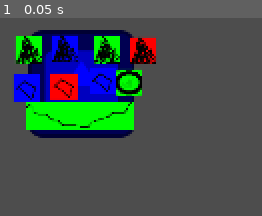
Above: before the commit, frame 1.
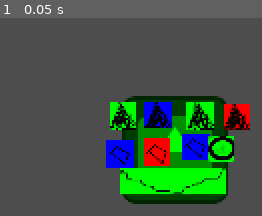
Above: after the commit, the same moment.

Repository: Turtana/secret-society
Game: Godot game, scene res://MaskData/EmptyTest.tscn
Two runs of this game, one before a commit and one after it. Both use one fixed random seed, a clock stepped at 60 frames per second and the inputs below. This scene is started directly instead of the project's main scene. The engine's default icon, where the game draws it, is replaced by a stand-in: a white triangle on a blue panel in a dark square.
Inputs:
- Up to frame 1 (0.05 s): no input

The runs differ from the first frame. In frame 1, 48% of the frame differs, in the area x 5-96%, y 6-94%.

Commit message:
Add preliminary empty mask prop option

Diff:
--- a/MaskData/mask.gd
+++ b/MaskData/mask.gd
@@ -23,6 +23,12 @@
 		mask_sprite.modulate = col
 		base_color = color_key
 
+func set_mask_prop(type : MaskProperties.PropType, prop_color : MaskProperties.PropColor):
+	for node in propNode.get_children():
+		var mask_prop: MaskProp = node as MaskProp
+		if mask_prop != null && mask_prop.prop_type == type :
+			mask_prop.set_prop_type(type)
+			mask_prop.set_color(prop_color)
 
 func get_all_mask_properties() -> void:
 	for node in propNode.get_children():
--- a/MaskData/mask.tscn
+++ b/MaskData/mask.tscn
@@ -8,41 +8,49 @@
 script = ExtResource("1_uji8m")
 
 [node name="MaskSprite" type="Sprite2D" parent="." unique_id=1167831919]
+position = Vector2(112, 79)
 texture = ExtResource("1_w4tmb")
 
 [node name="Props" type="Node2D" parent="." unique_id=1939124900]
+position = Vector2(112, 79)
 
 [node name="MaskProp" parent="Props" unique_id=163137435 instance=ExtResource("2_uji8m")]
 position = Vector2(-21, 3)
+prop_type = 1
 prop_color = 1
 
 [node name="MaskProp2" parent="Props" unique_id=1055338854 instance=ExtResource("2_uji8m")]
 position = Vector2(25, -4)
+prop_type = 1
 prop_color = 1
+chance_for_empty = 0.8
 
 [node name="MaskProp3" parent="Props" unique_id=2102561388 instance=ExtResource("2_uji8m")]
 position = Vector2(-20, -42)
-prop_type = 4
+prop_type = 5
 prop_color = 2
 
 [node name="MaskProp4" parent="Props" unique_id=110008003 instance=ExtResource("2_uji8m")]
 position = Vector2(-2, 38)
-prop_type = 3
+prop_type = 4
 
 [node name="MaskProp5" parent="Props" unique_id=1365633933 instance=ExtResource("2_uji8m")]
 position = Vector2(30, -41)
-prop_type = 4
+prop_type = 5
 
 [node name="MaskProp6" parent="Props" unique_id=400586080 instance=ExtResource("2_uji8m")]
 position = Vector2(56, -1)
+prop_type = 1
+chance_for_empty = 0.9
 
 [node name="MaskProp7" parent="Props" unique_id=1174399452 instance=ExtResource("2_uji8m")]
 position = Vector2(-66, 5)
+prop_type = 1
 
 [node name="MaskProp8" parent="Props" unique_id=667129742 instance=ExtResource("2_uji8m")]
 position = Vector2(-63, -41)
-prop_type = 4
+prop_type = 5
 
 [node name="MaskProp9" parent="Props" unique_id=1788455183 instance=ExtResource("2_uji8m")]
 position = Vector2(74, -40)
-prop_type = 4
+prop_type = 5
--- a/MaskData/mask_prop.gd
+++ b/MaskData/mask_prop.gd
@@ -1,10 +1,10 @@
 class_name MaskProp
 extends Node2D
 
-
-
 @export var prop_type : MaskProperties.PropType
 @export var prop_color : MaskProperties.PropColor
+@export var chance_for_empty : float = 0.1
+
 var prop_sprite : Sprite2D
 
 func _ready() -> void:
@@ -12,6 +12,9 @@
 	set_random_color()
 	set_sprite(prop_type)
 
+func set_prop_type(type : MaskProperties.PropType) -> void :
+	prop_type = type
+	set_sprite(type)
 
 func set_color(color_key: MaskProperties.PropColor) -> void:
 	var col = MaskProperties.PROP_COLOR_DICT.get(color_key)
@@ -20,7 +23,8 @@
 		prop_sprite.modulate = col
 
 func set_random_color() -> void:
-	var index : int = randi_range(0, MaskProperties.PropColor.size() - 1)
+	# Skip index 0 so that color is not set to empty
+	var index : int = randi_range(1, MaskProperties.PropColor.size() - 1)
 	var color_key = MaskProperties.PropColor.values()[index]
 	var col = MaskProperties.PROP_COLOR_DICT.get(color_key)
 	if col is Color :
@@ -32,6 +36,8 @@
 	var sprite_path: String = ""
 	var index : int = 0
 	match prop_key :
+		MaskProperties.PropType.EMPTY:
+			pass
 		MaskProperties.PropType.EYES:
 			index = randi_range(0, MaskProperties.EYE_SPRITES.size() - 1)
 			sprite_path = MaskProperties.EYE_SPRITES[index]
@@ -49,5 +55,9 @@
 			pass
 		MaskProperties.PropType.HAT:
 			pass
+		MaskProperties.PropType.HAIR :
+			pass
 	if sprite_path != "" :
 		prop_sprite.texture = load(sprite_path)
+	else :
+		prop_sprite.texture = null
--- a/MaskData/mask_properties.gd
+++ b/MaskData/mask_properties.gd
@@ -1,8 +1,8 @@
 class_name MaskProperties
 extends Node
 
-enum PropType {EYES, EARS, NOSE, MOUTH, HORNS, HAT}
-enum PropColor {RED, BLUE, GREEN}
+enum PropType {EMPTY, EYES, EARS, NOSE, MOUTH, HORNS, HAT, HAIR}
+enum PropColor {EMPTY, RED, BLUE, GREEN}
 
 const EYE_SPRITES : Array = [
 "res://MaskData/Sprites/Eye1.png",
